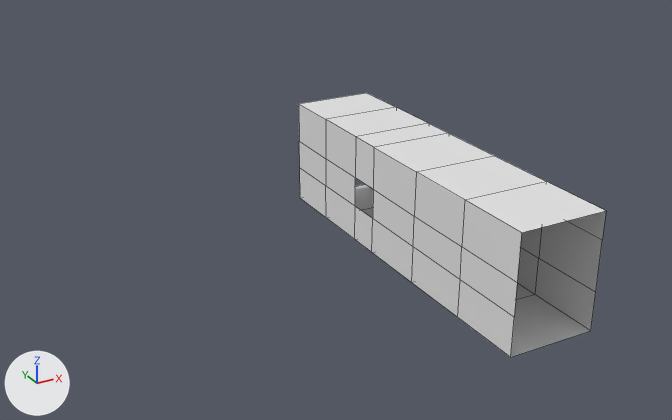
Before and after pictures for a commit that changed the FBX model Assets/gra_3d/geometry-10b-roomBlackcover.FBX.
One viewpoint serves both versions: a 50 mm camera at (-19.0, -62.4, 32.6) aimed at (16.1, 1.3, 0.7). Lighting does not change. The marker at lower left points along +X, +Y and +Z. Mesh edges are drawn as thin lines. Where no turn or scale is listed for an object, it has been applied to the vertices.

The first picture shows 'room3-part1-blackcover'.
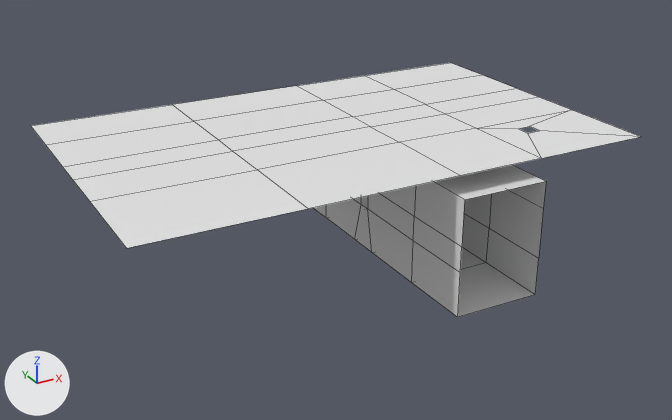
Changed parts and their boxes (x1, y1, x2, y2) in the pictures (672 x 420 px):
'room3-part1-blackcover', reshaped (98% wider)
    before: (299, 93, 606, 357)
    after: (31, 63, 641, 317)
part 1 of me_mesh, added
    after: (31, 63, 641, 248)
part 2 of me_mesh, cut back
    before: (299, 120, 606, 357)
    after: (314, 186, 462, 317)

The change in detail:
me_mesh is used by ob_room3_part1_blackcover; location (23.37, 4.57, -1.02).
me_mesh had 56 vertices, 46 faces and spanned x -2.7..5.2, y -21.7..12.8, z -4.1..6.1.
me_mesh now has 82 vertices, 61 faces and spans x -28.3..16.3, y -15.1..13.9, z -4.1..7.6.
me_mesh part 1: a new loose piece of 34 vertices spanning x -28.3..16.3, y -13.9..13.9, z 7.6.
Part 2, on me_mesh:
9 vertices are removed from x -2.7..5.2, y -21.7..-15.0, z -4.1..6.1.
10 faces are deleted.
3 vertices in x -2.7, y -8.4..12.8, z -0.7 move by (0.0, 0.0, 0.6).
4 vertices move from x -2.7, y -1.7..1.5, z -0.7..2.2 to x -2.7, y -0.8..0.3, z -0.1..2.2.
1 vertex is added at (-2.7, -15.0, -0.1).
2 new faces join them.
